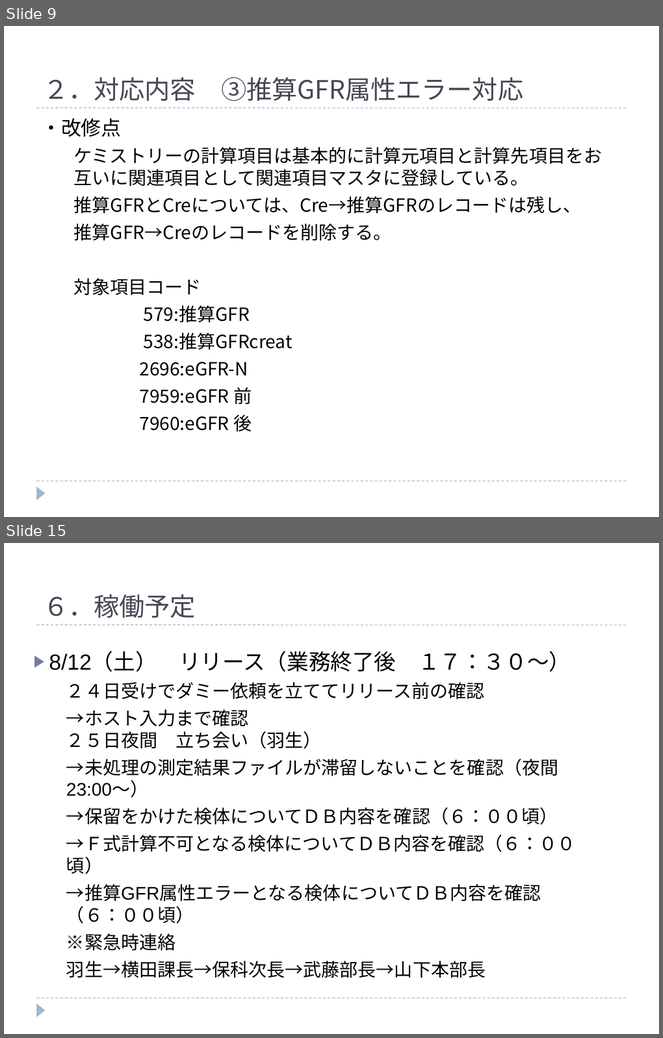
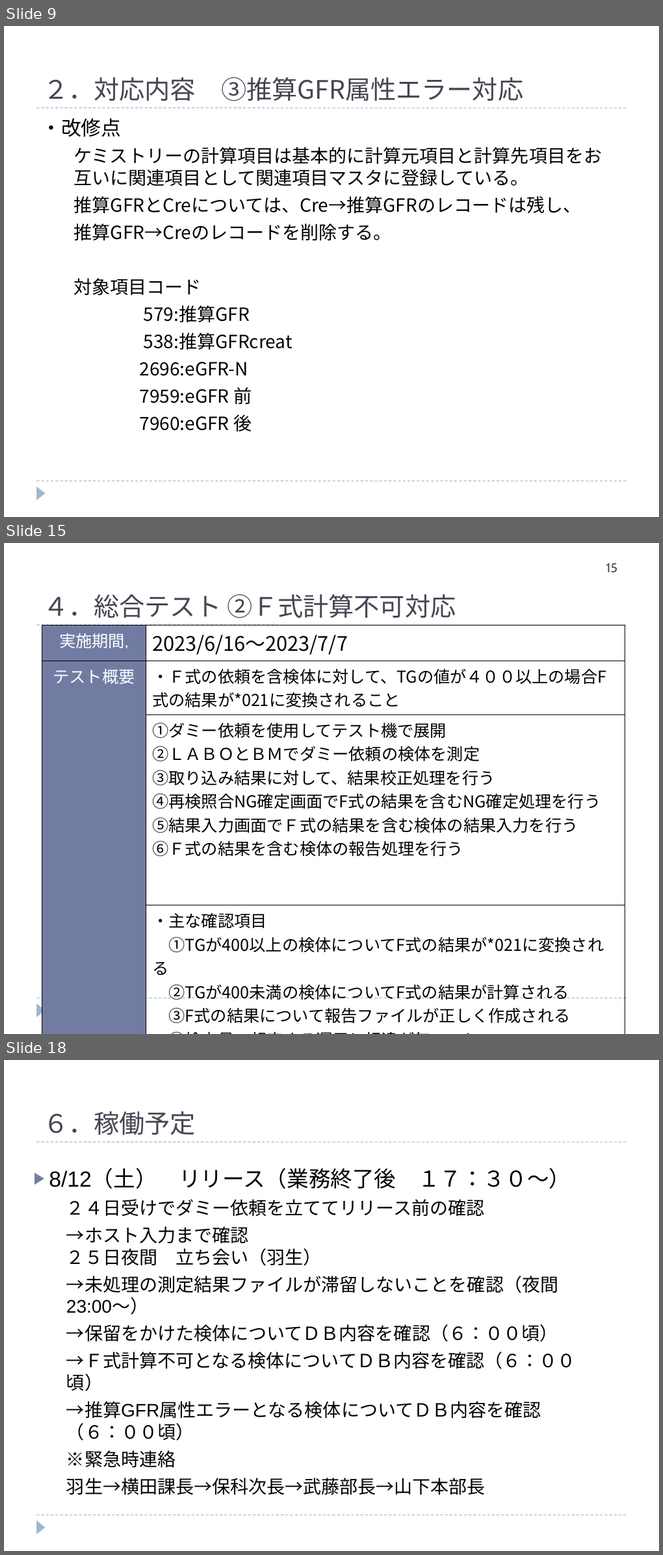
Before and after one commit to hanyutatsuya/Chemistory, a slide deck: 次期システム対応/レビュー2/ケミストリー次期先行対応_20230807.ppt. Shown one above the other, each under a label of ours: slides 9 and 15 before the commit, slides 9, 15 and 18 after it; the slides between them are not shown. The pictures are 663x1038 and 663x1555 pixels, drawn with LibreOffice and Linux fonts; fonts in the diff are those of the drawing. Boxes give left, top, right and bottom in pixels: in the first picture for what was removed or moved away, otherwise in the second. Text is boxed around its words. In the diff, an @@ line names an element or a change of style, - is before the commit and + after.

```diff
--- a/次期システム対応/レビュー2/ケミストリー次期先行対応_20230807.ppt
+++ b/次期システム対応/レビュー2/ケミストリー次期先行対応_20230807.ppt
@@ slide 15 added at [4,543,659,1034], background #FFFFFF; not listed: 3 template elements that a slide beside it also shows @@
@@ page number added at [607,563,618,573], 14 pt, text #464653 @@
+15
@@ text added at [43,594,456,618], 28 pt, text #464653 @@
+４．総合テスト ②Ｆ式計算不可対応
@@ table added at [42,625,625,1027], 5 rows, 2 columns @@
+実施期間, | 2023/6/16～2023/7/7
+テスト概要 | ・Ｆ式の依頼を含検体に対して、TGの値が４００以上の場合F式の結果が*021に変換されること
+ | ①ダミー依頼を使用してテスト機で展開 / ②ＬＡＢＯとＢＭでダミー依頼の検体を測定 / ③取り込み結果に対して、結果校正処理を行う / ④再検照合NG確定画面でF式の結果を含むNG確定処理を行う / ⑤結果入力画面でＦ式の結果を含む検体の結果入力を行う / ⑥Ｆ式の結果を含む検体の報告処理を行う
+ | ・主な確認項目 / ①TGが400以上の検体についてF式の結果が*021に変換される / ②TGが400未満の検体についてF式の結果が計算される / ③F式の結果について報告ファイルが正しく作成される / ④検査員の想定する運用と相違が無いこと
+ | ・不具合 0件
@@ what was slide 15 is now slide 18 @@
```
Also in this commit, not shown: 5 slides changed, 2 other slides added, 33 other files.
